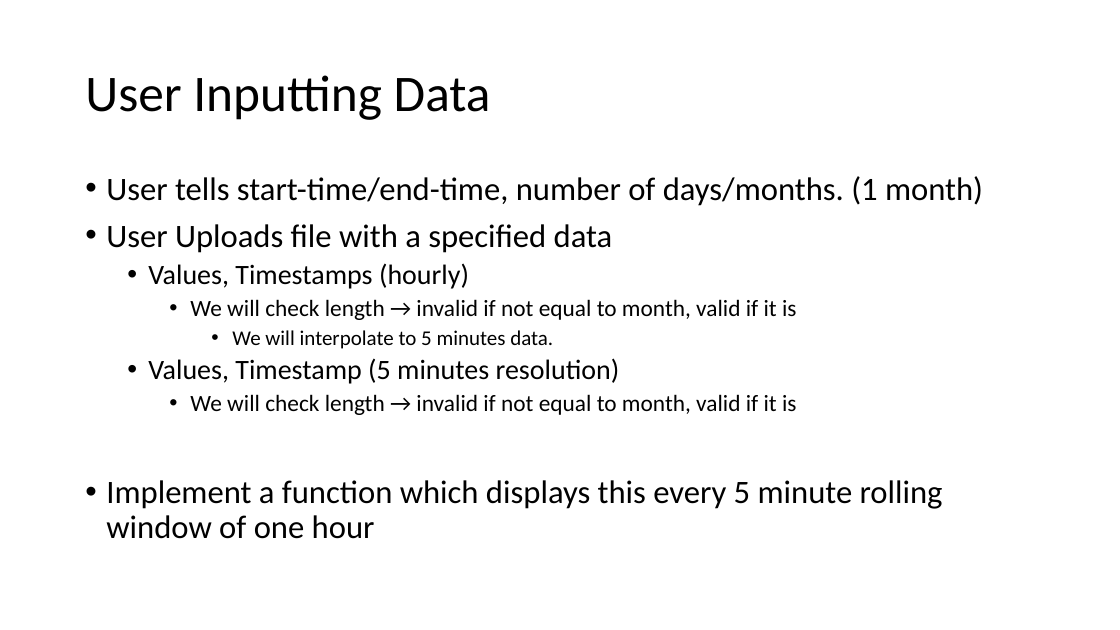
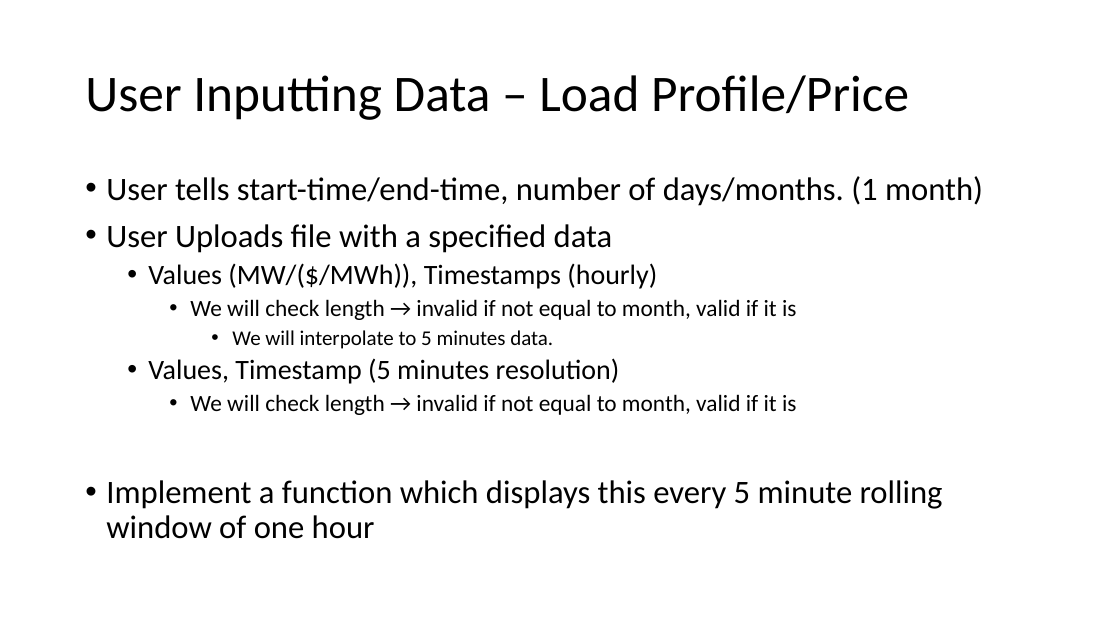
Before and after one commit to khushbooG9/Enhanced_Controls_Dashboard, a slide deck: slide 4 of design_docs/tutorial-enhanced-control-deployment.pptx (slide 3 before the commit). Drawn at 1120x630 pixels with LibreOffice and Linux fonts; fonts in the diff are those of the drawing. Boxes give left, top, right and bottom in pixels: in the first picture for what was removed or moved away, otherwise in the second. Text is boxed around its words. In the diff, an @@ line names an element or a change of style, - is before the commit and + after.

```diff
--- a/design_docs/tutorial-enhanced-control-deployment.pptx
+++ b/design_docs/tutorial-enhanced-control-deployment.pptx
@@ title at (x1=85, y1=75, x2=909, y2=120): text changed @@
-User Inputting Data
+User Inputting Data – Load Profile/Price
@@ text at (x1=148, y1=263, x2=657, y2=289): text changed @@
-  • Values, Timestamps (hourly)
+  • Values (MW/($/MWh)), Timestamps (hourly)
```
Also in this commit, not shown: 6 slides added, 1 slide removed, 1 other file.
